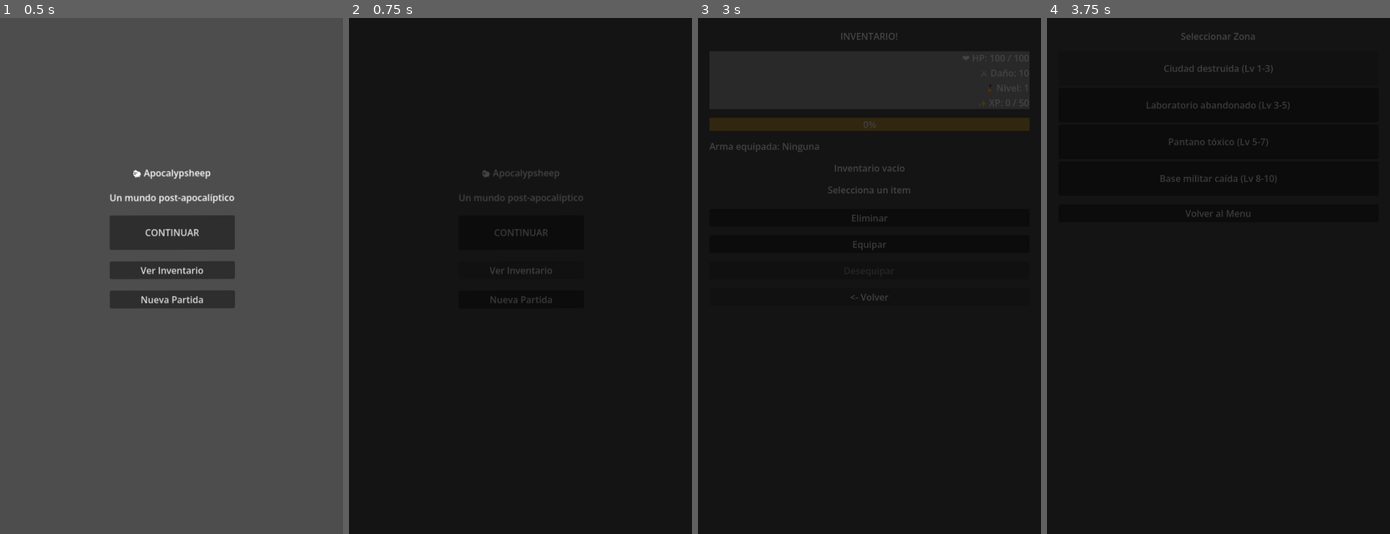
Above: before the commit, frames 1-4 (left to right).
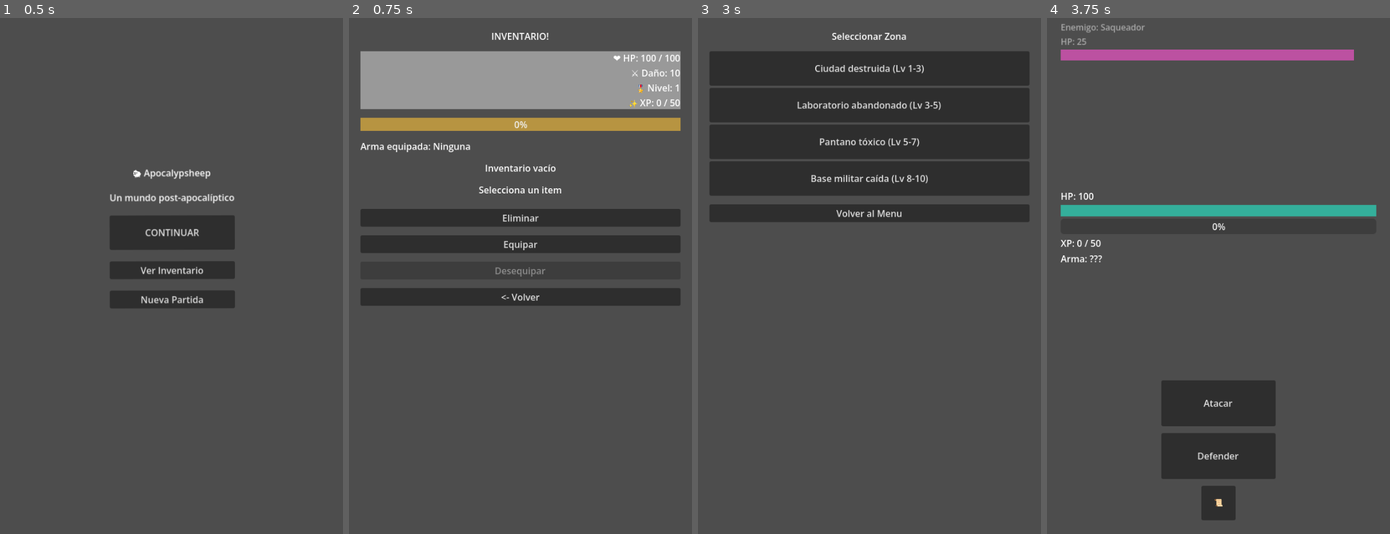
Above: after the commit, the same moments.

Repository: MirandaFrancoCBA/apocalypsheep
Game: Godot game, scene res://scenes/main_menu.tscn
Same seed, same stepped clock (60 frames per second), same inputs: the game is played once before the commit and once after it.
Inputs:
- Up to frame 1 (0.5 s): no input
- Up to frame 2 (0.75 s): click "Ver Inventario" at 0.5 s
- Up to frame 3 (3 s): click "Eliminar" at 1.25 s; click "Equipar" at 2 s; click "<- Volver" at 2.75 s
- Up to frame 4 (3.75 s): click "Ciudad destruida (Lv 1-3)" at 3.5 s

Frame 1 is identical in both runs. In frame 2, 100% of the frame differs, in the area x 0-100%, y 0-100%; in frame 3, 90%; in frame 4, 100%.

Commit message:
Fix: logs

Diff:
--- a/scenes/combat_screen.tscn
+++ b/scenes/combat_screen.tscn
@@ -160,19 +160,10 @@
 mouse_filter = 2
 color = Color(0.6, 0, 0, 1)
 
-[node name="CombatHistoryPanel" type="PanelContainer" parent="." unique_id=982409870]
+[node name="CombatHistoryPanel" type="PanelContainer" parent="."]
+visible = false
+mouse_filter = 2
 custom_minimum_size = Vector2(180, 180)
-layout_mode = 1
-anchors_preset = 3
-anchor_left = 1.0
-anchor_top = 1.0
-anchor_right = 1.0
-anchor_bottom = 1.0
-offset_left = -40.0
-offset_top = -40.0
-grow_horizontal = 0
-grow_vertical = 0
-theme_override_styles/panel = SubResource("StyleBoxTexture_icss1")
 
 [node name="MarginContainer" type="MarginContainer" parent="CombatHistoryPanel" unique_id=252415803]
 layout_mode = 2
@@ -195,18 +186,6 @@
 mouse_filter = 2
 theme_override_font_sizes/bold_italics_font_size = 8
 
-[node name="ContinueOverlay" type="Button" parent="." unique_id=2140550836]
-visible = false
-modulate = Color(1, 1, 1, 0.3)
-layout_mode = 1
-anchors_preset = 15
-anchor_right = 1.0
-anchor_bottom = 1.0
-grow_horizontal = 2
-grow_vertical = 2
-text = "Continue
-"
-flat = true
 
 [connection signal="pressed" from="MarginContainer/VBoxContainer/ButtonAttack" to="." method="_on_button_attack_pressed"]
 [connection signal="pressed" from="MarginContainer/VBoxContainer/ButtonDefend" to="." method="_on_button_defend_pressed"]
--- a/scenes/ui/combat_result_popup.tscn
+++ b/scenes/ui/combat_result_popup.tscn
@@ -51,13 +51,11 @@
 theme_override_font_sizes/font_size = 20
 horizontal_alignment = 1
 
-[node name="LabelContinue" type="Label" parent="Panel/VBoxContainer" unique_id=1059690278]
+[node name="ButtonContinue" type="Button" parent="Panel/VBoxContainer" unique_id=1055014699]
 layout_mode = 2
 theme_override_colors/font_color = Color(0.4, 1, 0.5, 1)
 theme_override_font_sizes/font_size = 18
-text = "👉 Tocar para continuar"
-horizontal_alignment = 1
-vertical_alignment = 1
+text = "👉 Continuar"
 
 [node name="ColorRect" type="ColorRect" parent="." unique_id=1828843861]
 layout_mode = 1
@@ -67,3 +65,5 @@
 grow_horizontal = 2
 grow_vertical = 2
 color = Color(0.0010853455, 0.0010853442, 0.0010853445, 0.17254902)
+
+[connection signal="pressed" from="Panel/VBoxContainer/ButtonContinue" to="." method="_on_button_continue_pressed"]
--- a/scripts/managers/scene_manager.gd
+++ b/scripts/managers/scene_manager.gd
@@ -8,7 +8,6 @@
 
 # ─────────────────────────────────────────
 # NAVEGACIÓN PRINCIPAL
-# Recibe una ruta constante de Constants
 # ─────────────────────────────────────────
 func go_to(scene_path: String) -> void:
 
@@ -18,32 +17,31 @@
 
 	print("[SceneManager] Navegando a: ", scene_path)
 
-	# 🎬 fade out
-	await SceneTransition.fade_out()
-
-	# 🔄 cambio escena
+	# ─────────────────────────
+	# CAMBIO DIRECTO (SIN TRANSITIONS)
+	# ─────────────────────────
 	var error = get_tree().change_scene_to_file(scene_path)
 
 	if error != OK:
-		push_error("[SceneManager] Error al cambiar escena: " + scene_path)
-
-		# intentar volver visualmente
-		await SceneTransition.fade_in()
+		push_error(
+			"[SceneManager] Error al cambiar escena: "
+			+ scene_path
+		)
 		return
 
-	# ⏳ esperar frame
+	# esperar frame
 	await get_tree().process_frame
 
-	# 🎬 fade in
-	await SceneTransition.fade_in()
+	# señal
+	var scene_name = scene_path.get_file().replace(".tscn", "")
 
-	# 📢 señal
-	var scene_name = scene_path.get_file().replace(".tscn", "")
-	emit_signal("scene_changed", scene_name)
+	emit_signal(
+		"scene_changed",
+		scene_name
+	)
 
 # ─────────────────────────────────────────
-# ATAJOS — métodos descriptivos por pantalla
-# Así en el código decís go_to_combat() y queda claro
+# ATAJOS
 # ─────────────────────────────────────────
 func go_to_main_menu() -> void:
 	go_to(Constants.SCENE_MAIN_MENU)
@@ -57,5 +55,5 @@
 func go_to_result() -> void:
 	go_to(Constants.SCENE_RESULT)
 
-func go_to_inventory():
+func go_to_inventory() -> void:
 	go_to(Constants.SCENE_INVENTORY)
--- a/scripts/ui/combat_result_popup.gd
+++ b/scripts/ui/combat_result_popup.gd
@@ -1,9 +1,12 @@
 extends Control
 class_name CombatResultPopup
+signal continue_pressed
 
 @onready var label_title = $Panel/VBoxContainer/LabelTitle
 @onready var label_xp = $Panel/VBoxContainer/LabelXP
 @onready var label_loot = $Panel/VBoxContainer/LabelLoot
+@onready var button_continue = $Panel/VBoxContainer/ButtonContinue
+
 
 func show_result(
 	xp: int,
@@ -37,3 +40,10 @@
 		1.0,
 		0.25
 	)
+
+
+func _on_button_continue_pressed() -> void:
+	print("BOTON APRETADO")
+	continue_pressed.emit()
+
+	queue_free()
--- a/scripts/ui/combat_screen.gd
+++ b/scripts/ui/combat_screen.gd
@@ -19,7 +19,6 @@
 
 @onready var combat_history_panel = $"CombatHistoryPanel"
 @onready var history_button = $MarginContainer/VBoxContainer/HistoryButton
-@onready var continue_overlay = $ContinueOverlay
 
 @export var player_effects_container: HBoxContainer
 @export var enemy_effects_container: HBoxContainer
@@ -50,7 +49,6 @@
 var enemy: Enemy
 var combat_finished := false
 var waiting_for_input := false
-var can_continue := false
 var combat_system := CombatSystem.new()
 
 # ─────────────────────────────────────────
@@ -60,10 +58,11 @@
 
 	_validate_nodes()
 
+	# Historial oculto
 	combat_history_panel.visible = false
 	combat_history_panel.mouse_filter = Control.MOUSE_FILTER_IGNORE
 
-	continue_overlay.pressed.connect(_on_continue_pressed)
+	# Overlay oculto
 
 	if GameManager.is_player_dead():
 		SceneManager.go_to_main_menu()
@@ -352,17 +351,24 @@
 	return Enemy.new()
 
 func _end_combat(result: String) -> void:
+
 	combat_finished = true
-	waiting_for_input = true
-	continue_overlay.visible = true
 
 	GameManager.set_combat_result(result)
 
+	button_attack.disabled = true
+	button_defend.disabled = true
+
 	if result == "defeat":
+
 		GameManager.kill_player()
+
 		await _death_feedback()
+
 		_show_game_over()
+
 		AudioManager.play_sfx("game_over")
+
 		return
 
 	var xp_gained := 0
@@ -370,36 +376,28 @@
 
 	if result == "victory":
 
-		# XP
 		xp_gained = enemy.xp
 		GameManager.add_xp(xp_gained)
 
-		# LOOT
 		if _roll_drop():
+
 			loot = _generate_loot()
 
 			if loot.size() > 0:
 				GameManager.add_item_to_inventory(loot)
 				AudioManager.play_sfx("loot")
 
-	# ✅ MOSTRAR POPUP
 	await _combat_pause(0.35)
+
 	_show_combat_result_popup(
 		result,
 		xp_gained,
 		loot
 	)
 
-	button_attack.disabled = true
-	button_defend.disabled = true
-
 	GameManager._save_game()
 
-
-
-	# ─────────────────────────
-	# POPUP RESULTADO
-	# ─────────────────────────
+	# ⚠️ ACTIVAR CONTINUE DESPUÉS DEL POPUP
 func _show_combat_result_popup(
 	result: String,
 	xp: int,
@@ -413,15 +411,16 @@
 	popup.top_level = true
 	popup.z_index = 100
 
+	popup.continue_pressed.connect(
+		func():
+			SceneManager.go_to_result()
+	)
+
 	popup.show_result(
 		xp,
 		loot
 	)
 
-	# ─────────────────────────
-	# LOG MINIMALISTA
-	# (solo info importante realtime)
-	# ─────────────────────────
 	if result == "victory":
 		add_log("🏆 Victoria")
 	else:
@@ -429,15 +428,9 @@
 
 	add_log("👉 Tocar para continuar")
 
-	# ─────────────────────────
-	# UI
-	# ─────────────────────────
 	button_attack.disabled = true
 	button_defend.disabled = true
 
-	# ─────────────────────────
-	# SAVE
-	# ─────────────────────────
 	GameManager._save_game()
 
 # ─────────────────────────────────────────
@@ -789,6 +782,7 @@
 		print("[LootPopup] Métodos disponibles: ", popup.get_method_list().map(func(m): return m["name"]))
 
 
+
 func _show_game_over() -> void:
 	var popup = GameOverPopupScene.instantiate()
 
@@ -809,12 +803,11 @@
 		# extra seguridad
 		combat_history_panel.release_focus()
 
-func _on_continue_pressed():
-
-	if combat_history_panel.visible:
-		return
-
-	continue_overlay.visible = false
-	waiting_for_input = false
 
 	SceneManager.go_to_result()
+
+func _on_combat_popup_continue():
+
+	print("SIGNAL RECIBIDA")
+
+	SceneManager.go_to_result()
